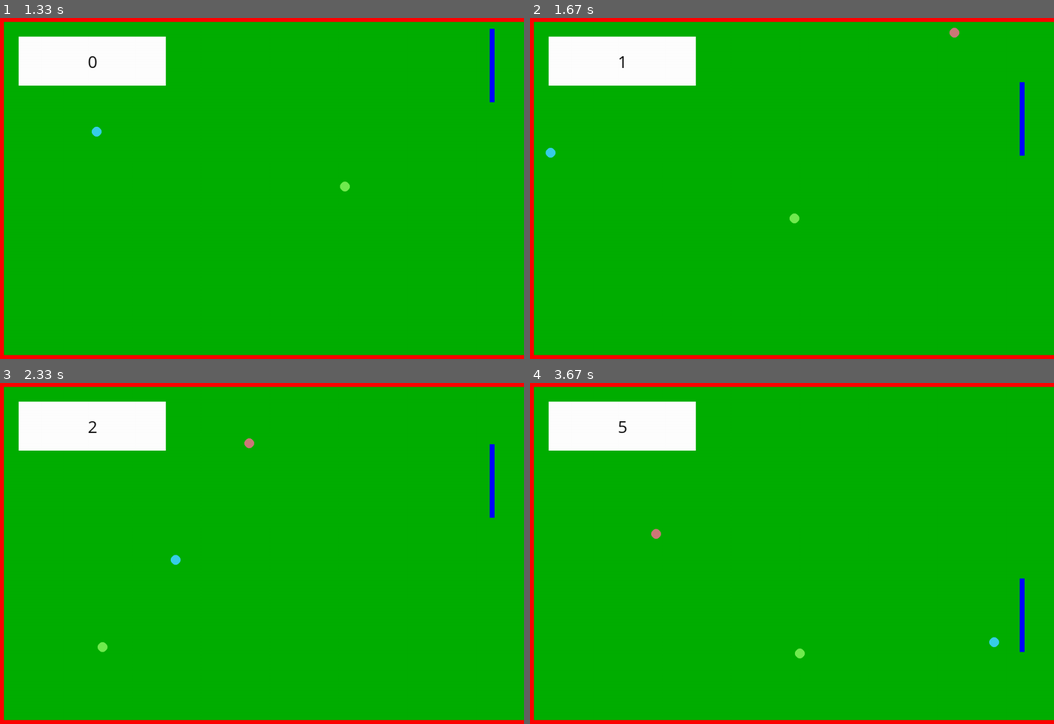
Above: before the commit, frames 1-4 (two rows, left to right).
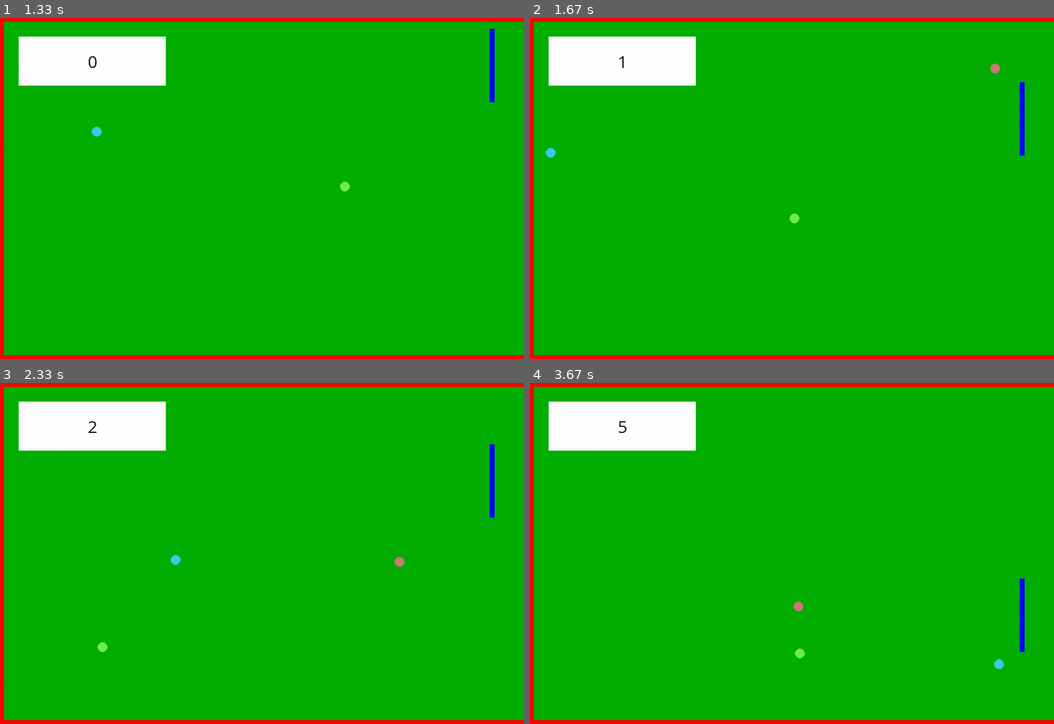
Above: after the commit, the same moments.

Repository: Wombatlord/PygamePong
Game: pygame game, started from pong.py
Same seed, same stepped clock (60 frames per second), same inputs: the game is played once before the commit and once after it.
Inputs (mouse positions are in pixels of both pictures, inside the frame that each line leads up to):
- Up to frame 1 (1.33 s): click (256, 188) at 0.38 s; click (309, 266) at 0.72 s; tap Space at 1.07 s; click (335, 65) at 1.08 s
- Up to frame 2 (1.67 s): tap Space at 1.37 s; click (666, 116) at 1.55 s
- Up to frame 3 (2.33 s): click (461, 686) at 1.88 s; click (183, 481) at 2.22 s
- Up to frame 4 (3.67 s): click (970, 645) at 2.55 s; click (619, 587) at 2.88 s; click (634, 485) at 3.22 s; click (666, 614) at 3.55 s

Frame 1 is identical in both runs. In frame 2, less than 0.1% of the frame differs, in the area x 80-90%, y 2-17%; in frame 3, less than 0.1%; in frame 4, 0.2%, in the area x 23-91%, y 42-84%.

Commit message:
PHYSICS. SQRTS. COS AND SIN. THE GANGS ALL HERE!

Diff:
--- a/pong.py
+++ b/pong.py
@@ -73,8 +73,7 @@
         renderScoreboard(gameState)
         time.sleep(2)
         pygame.event.wait()
-        gameState.resetScore()
-        gameState.gameIsOver = False
+        gameState.resetGame()
 
     gameState.updateGameState()
 
--- a/pongEntities.py
+++ b/pongEntities.py
@@ -1,6 +1,7 @@
 import pygame
 import time
 import random
+import math
 
 scoreValue = 0
 randomRGB = (random.randint(0, 255), random.randint(0, 255), random.randint(0, 255),)
@@ -138,14 +139,22 @@
         hasCollided = self.getHitBox().colliderect(paddle.getHitBox())
         horizontalOutOfBounds = newX < border + Ball.RADIUS
 
+        paddleCOM = paddle.y + int(paddle.HEIGHT * 0.5)
+
         if horizontalOutOfBounds:
             scrValue += 1
             self.vx = -self.vx + random.randint(25, 100)
             newX = self.x + timeSinceLastUpdate * self.vx
 
         if hasCollided:
-            self.vx = -abs(self.vx) + random.randint(-25, 25)
-            self.vy = -abs(self.vy) + random.randint(-200, 350)
+            speed = math.sqrt(float(self.vx) ** 2.0 + float(self.vy) ** 2.0)
+            newSpeed = int(speed) + random.randint(-25, 50)
+            newSpeed = max(newSpeed, 100)
+            offset = -(paddleCOM - self.y) * 2 / paddle.HEIGHT
+            reboundAngle = offset * math.pi / 3
+
+            self.vy = newSpeed * math.sin(reboundAngle)
+            self.vx = -abs(newSpeed * math.cos(reboundAngle))
 
         if newY < border + Ball.RADIUS:
             scrValue += 1
@@ -167,17 +176,17 @@
 class GameState:
 
     def __init__(
-        self,
-        screen,
-        ball: Ball,
-        paddle: Paddle,
-        liveBalls,
-        scoreBoard: ScoreBoard,
-        width,
-        height,
-        border,
-        borderColour,
-        backgroundColour,
+            self,
+            screen,
+            ball: Ball,
+            paddle: Paddle,
+            liveBalls,
+            scoreBoard: ScoreBoard,
+            width,
+            height,
+            border,
+            borderColour,
+            backgroundColour,
     ):
         self.screen = screen
         self.ball = ball
@@ -228,6 +237,10 @@
         """
         self.gameIsOver = True
 
+    def resetGame(self):
+        self.gameIsOver = False
+        self.resetScore()
+
     def resetScore(self):
         self.scoreValue = 0
 
